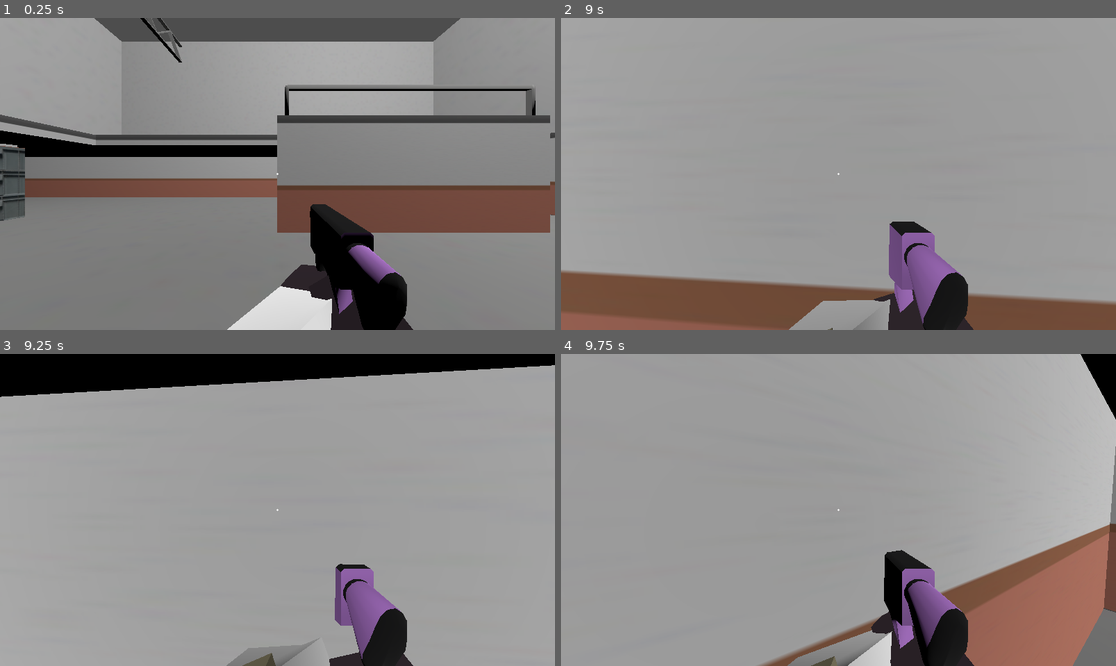
Above: before the commit, frames 1-4 (two rows, left to right).
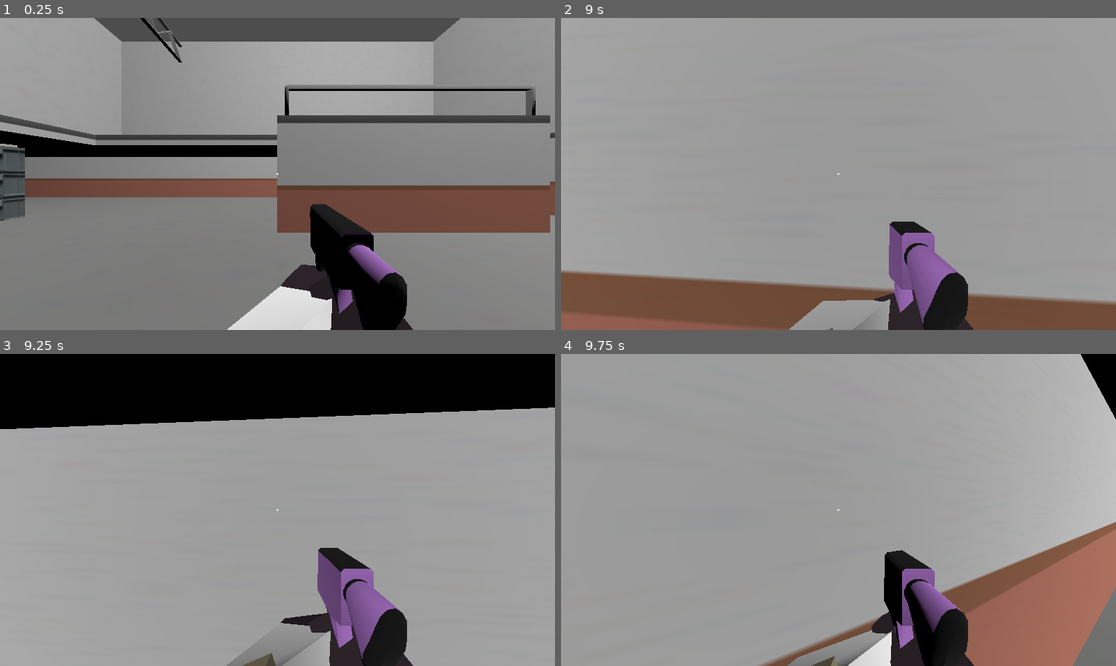
Above: after the commit, the same moments.

Repository: dairycultist/CityZoomer
Game: Godot game, scene res://level.tscn
Two runs of this game, one before a commit and one after it. Both use one fixed random seed, a clock stepped at 60 frames per second and the inputs below.
Inputs (mouse positions are in pixels of both pictures, inside the frame that each line leads up to):
- Up to frame 1 (0.25 s): no input
- Up to frame 2 (9 s): move the mouse to (866, 174) at 0.52 s; press the mouse at (866, 174) at 0.53 s; hold W (walk_up) 0.53-5.78 s; tap Space (jump) at 0.77, 1.52, 3.02, 3.77, 4.52, 6.02, 6.77, 7.52 s; move the mouse to (810, 174) at 1.27 s; release the mouse at (810, 174) at 1.28 s; click (810, 174) at 1.35 s; move the mouse to (849, 167) at 2.02 s; press the mouse at (849, 167) at 2.03 s; move the mouse to (832, 180) at 2.77 s; release the mouse at (832, 180) at 2.78 s; click (832, 180) at 2.85 s; move the mouse to (877, 177) at 3.52 s; press the mouse at (877, 177) at 3.53 s; move the mouse to (794, 170) at 4.27 s; release the mouse at (794, 170) at 4.28 s; click (794, 170) at 4.35 s; move the mouse to (844, 174) at 5.02 s; press the mouse at (844, 174) at 5.03 s; move the mouse to (816, 167) at 5.77 s; release the mouse at (816, 167) at 5.78 s; hold D (walk_right) 5.78-6.53 s; click (816, 167) at 5.85 s; move the mouse to (866, 174) at 6.52 s; press the mouse at (866, 174) at 6.53 s; hold W (walk_up) 6.53-8.78 s; move the mouse to (810, 174) at 7.27 s; release the mouse at (810, 174) at 7.28 s; click (810, 174) at 7.35 s; move the mouse to (849, 167) at 8.02 s; press the mouse at (849, 167) at 8.03 s; move the mouse to (832, 180) at 8.77 s; release the mouse at (832, 180) at 8.78 s; hold A (walk_left) from 8.78 s (still down); click (832, 180) at 8.85 s
- Up to frame 3 (9.25 s): keep holding A (walk_left); tap Space (jump) at 9.02 s
- Up to frame 4 (9.75 s): move the mouse to (877, 513) at 9.52 s; release A (walk_left) at 9.53 s; press the mouse at (877, 513) at 9.53 s; hold W (walk_up) from 9.53 s (still down)

Frames 1-2 are identical in both runs. In frame 3, 14% of the frame differs, in the area x 0-100%, y 3-98%; in frame 4, 1.0%.

Commit message:
Add NavigationLink3D for jumping down

Diff:
--- a/level.tscn
+++ b/level.tscn
@@ -30,6 +30,11 @@
 transform = Transform3D(-1, 0, 8.74228e-08, 0, 1, 0, -8.74228e-08, 0, -1, 0, 0, 0)
 mesh = ExtResource("3_oi3di")
 
+[node name="NavigationLink3D" type="NavigationLink3D" parent="NavigationRegion3D"]
+bidirectional = false
+start_position = Vector3(5.0468006, 2.9999008, -18.538357)
+end_position = Vector3(5.047, 0, -17.110928)
+
 [node name="OmniLight3D" type="OmniLight3D" parent="."]
 transform = Transform3D(1, 0, 0, 0, 1, 0, 0, 0, 1, -4, 9.204384, 0)
 omni_range = 40.35
@@ -43,5 +48,5 @@
 omni_shadow_mode = 0
 
 [node name="Bot" parent="." node_paths=PackedStringArray("target") instance=ExtResource("3_0b4ue")]
-transform = Transform3D(-1, 0, -8.74228e-08, 0, 1, 0, 8.74228e-08, 0, -1, 0.9514759, 2.9999008, -19.506252)
+transform = Transform3D(-1, 0, -8.74228e-08, 0, 1, 0, 8.74228e-08, 0, -1, 7.601044, 3, -28.216854)
 target = NodePath("../Player")
